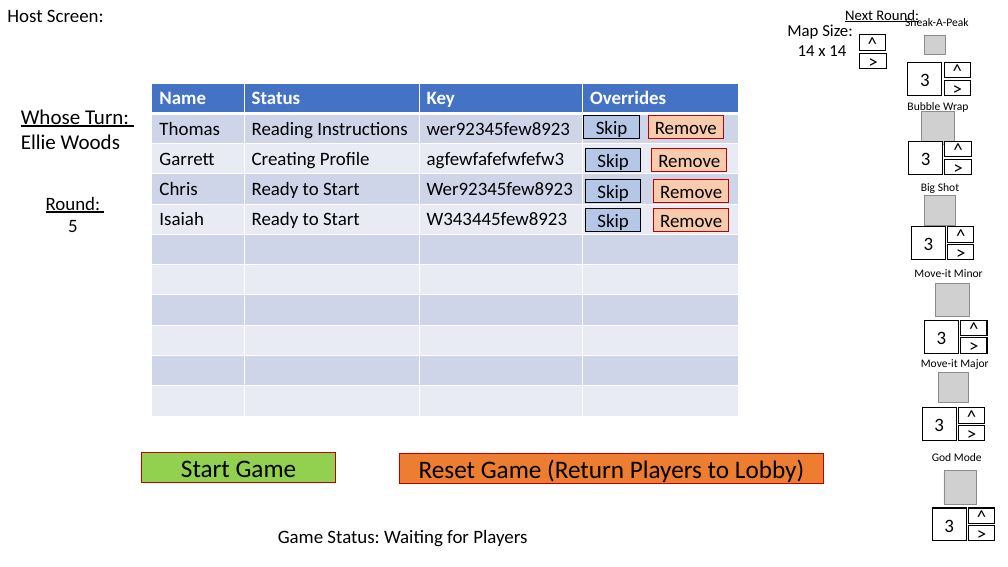
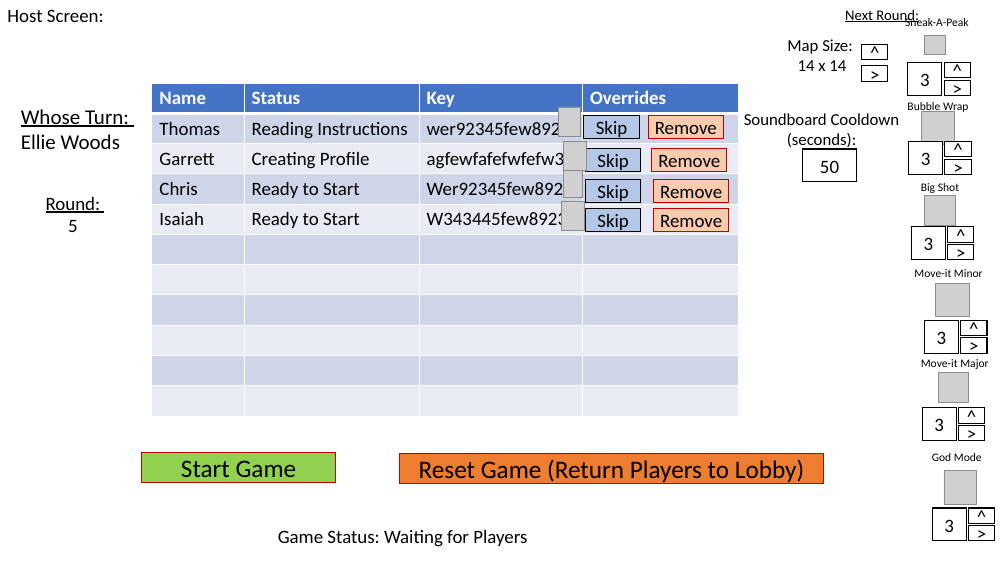
Before and after one commit to GeoffSpielman/BattleBlobs, a slide deck: slide 21 of Not_Code/Ideas.pptx. Drawn at 1008x567 pixels with LibreOffice and Linux fonts; fonts in the diff are those of the drawing; grey boxes stand for pictures. Boxes give left, top, right and bottom in pixels: in the first picture for what was removed or moved away, otherwise in the second. Text is boxed around its words. In the diff, an @@ line names an element or a change of style, - is before the commit and + after.

```diff
--- a/Not_Code/Ideas.pptx
+++ b/Not_Code/Ideas.pptx
@@ text "Map Size:" moved from (x1=787, y1=24, x2=853, y2=56) to (x1=787, y1=39, x2=853, y2=71) @@
@@ rectangle "^" moved from (x1=859, y1=35, x2=885, y2=50) to (x1=862, y1=45, x2=889, y2=60) @@
@@ rectangle ">" moved from (x1=860, y1=54, x2=886, y2=69) to (x1=862, y1=66, x2=889, y2=81) @@
@@ picture added at (x1=558, y1=107, x2=581, y2=136) @@
@@ text added at (x1=744, y1=113, x2=900, y2=150), 16 pt, text #000000 @@
+Soundboard Cooldown (seconds):
@@ picture added at (x1=563, y1=141, x2=586, y2=171) @@
@@ rectangle added at (x1=803, y1=149, x2=856, y2=182), fill #FFFFFF, outline #000000 1 pt, 18 pt, text #000000 @@
+50
@@ picture added at (x1=563, y1=169, x2=583, y2=198) @@
@@ picture added at (x1=561, y1=201, x2=584, y2=231) @@
```
Also in this commit, not shown: 1 slide removed, 4 other files.
